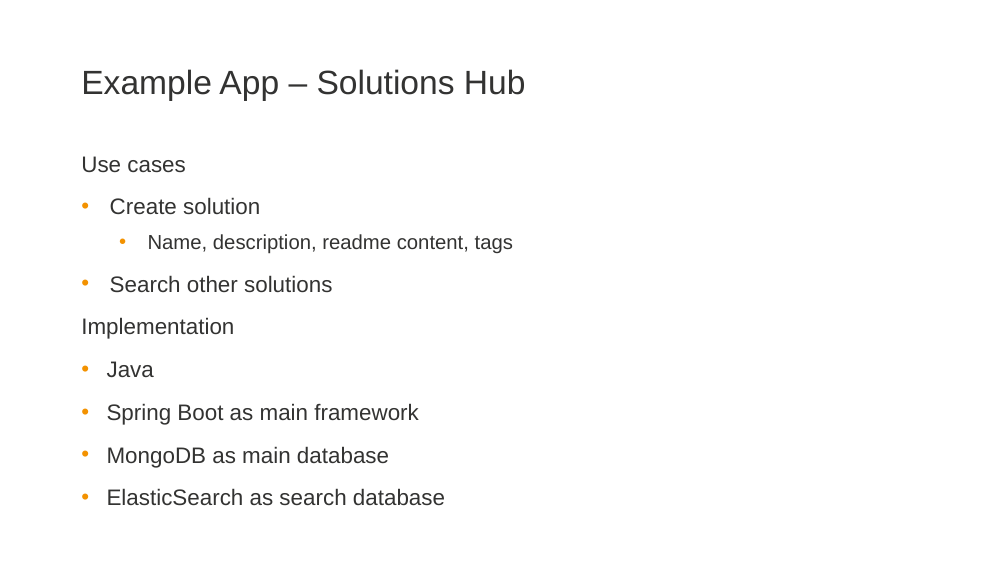
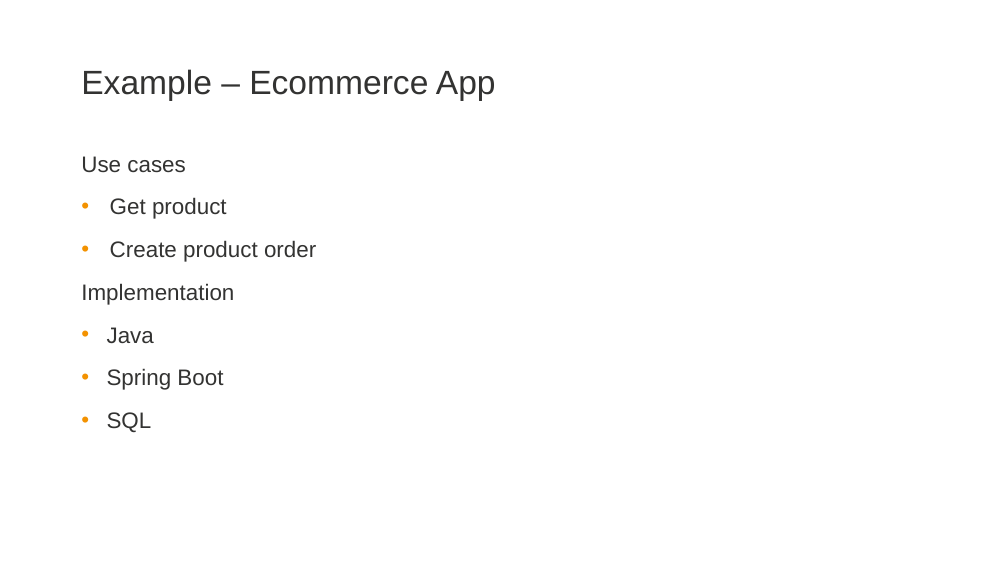
Before and after one commit to zatsepinvl/where-to-put-the-service, a slide deck: slide 8 of Where to put the service.pptm (slide 7 before the commit). Drawn at 1008x567 pixels with LibreOffice and Linux fonts; fonts in the diff are those of the drawing; background and template pictures are left out. Boxes give left, top, right and bottom in pixels: in the first picture for what was removed or moved away, otherwise in the second. Text is boxed around its words. In the diff, an @@ line names an element or a change of style, - is before the commit and + after.

Commit message:
Add ecommerce app

```diff
--- a/Where to put the service.pptm
+++ b/Where to put the service.pptm
@@ title at box(81, 69, 496, 100): text changed @@
-Example App – Solutions Hub
+Example – Ecommerce App
@@ text at box(110, 197, 316, 262): text changed; size 29 to 32 pt @@
-• Create solution
-  • Name, description, readme content, tags
-• Search other solutions
+• Get product
+• Create product order
@@ text at box(107, 368, 223, 432): text changed @@
-• Spring Boot as main framework
-• MongoDB as main database
-• ElasticSearch as search database
+• Spring Boot
+• SQL
```
Also in this commit, not shown: 15 other slides changed, 8 slides added, 3 slides removed, 47 other files.
